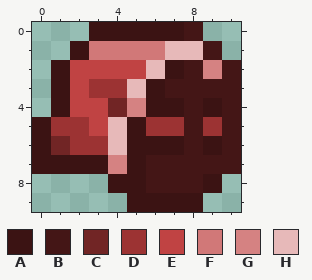
Edited in one commit: pixel-art sprite (Items/Armor/DarkInfiltrator/DarkInfiltratorHood.png). Above, as it was before the edit.
The file is 22x20 pixels, drawn in blocks of 2x2; one block is one cell here. Colours within 5 levels of each other are drawn and written as one.
Palette (. is transparent): A #3b1313  B #441616  C #712525  D #9c3333  E #c04343  F #d17878  G #d58282  H #e7b9b9
Now the later version:
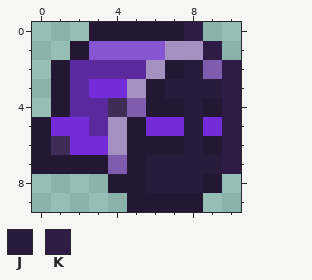
Colours new in this view: J #291b3c  K #2e1c47
Log entry: Added recolored sprites for the Dark Infiltrator armor set.
Edits made:
@@ palette @@
-A #3b1313
+A #231733
-C #712525
+C #3f2d58
-D #9c3333
+D #742cdb
-E #c04343
+E #59299d
-F #d17878
+F #8855d2
-G #d58282
+G #7e5cae
-H #e7b9b9
+H #a591c1
@@ x 4..10 @@
- 0 AAAAB..
- 1 FFFHHB.
- 2 EEHABGB
- 3 DHABBBB
- 4 CGAABAB
- 5 HADDBDB
- 6 HAAABAB
- 7 GABBBBB
- 8 AABBBA.
+ 0 AAAAK..
+ 1 FFFHHK.
+ 2 EEHAJGK
+ 3 DHAJJJK
+ 4 CGAAJAK
+ 5 HADDJDK
+ 6 HAAAJAK
+ 7 GAJJJJK
+ 8 AAJJJA.
  9 .AAAA..
Boxes around the changes in both pictures, in picture pixels (x1, y1, x2, y2):
changed: (32, 22, 241, 212)
